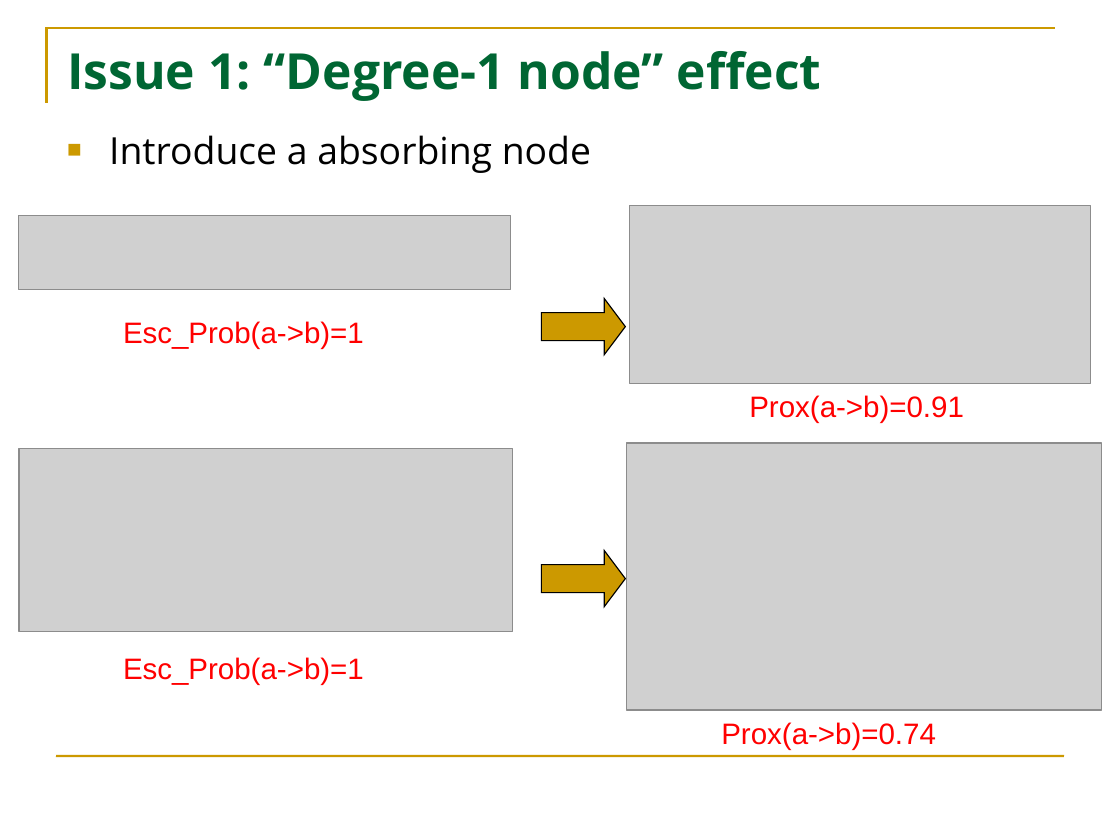
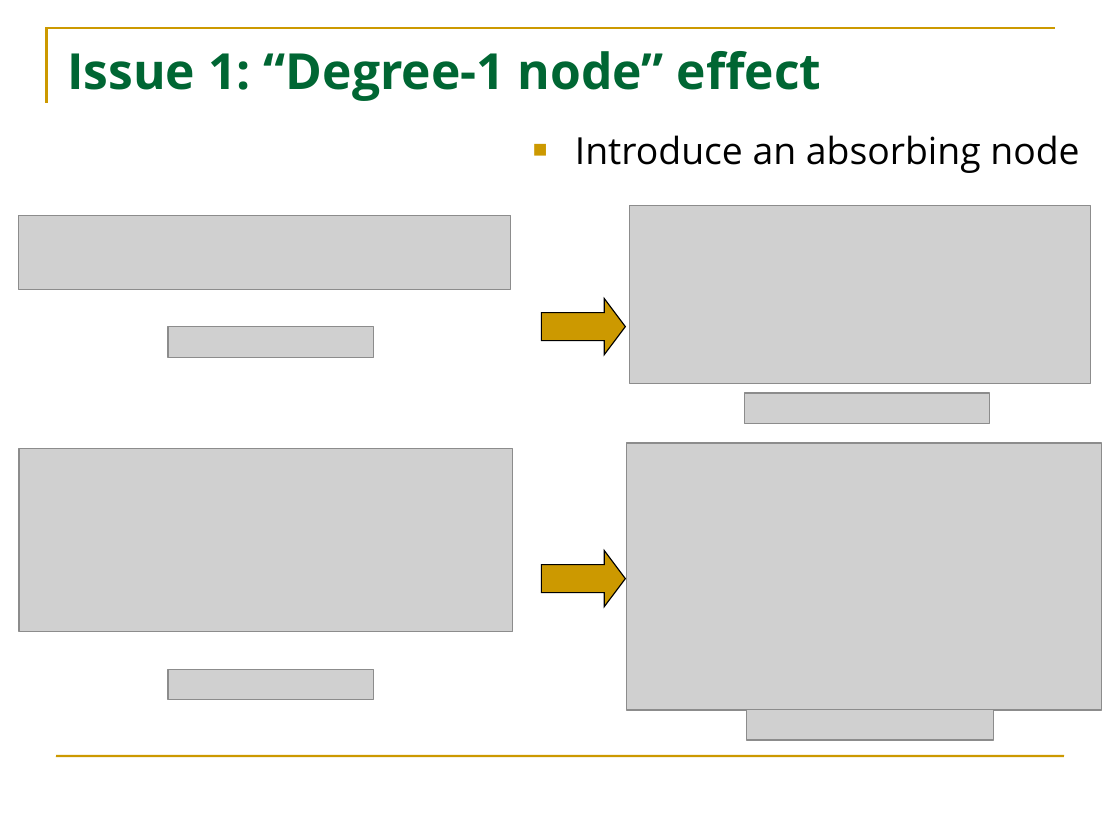
Before and after one commit to HuanSGT/rw-dir-prox, a slide deck: slide 10 of Random Walk based Proximity Measures in Directed Graphs.pptx. Drawn at 1120x840 pixels with LibreOffice and Linux fonts; fonts in the diff are those of the drawing; grey boxes stand for pictures. Boxes give left, top, right and bottom in pixels: in the first picture for what was removed or moved away, otherwise in the second. Text is boxed around its words. In the diff, an @@ line names an element or a change of style, - is before the commit and + after.

```diff
--- a/Random Walk based Proximity Measures in Directed Graphs.pptx
+++ b/Random Walk based Proximity Measures in Directed Graphs.pptx
@@ text at (575, 135, 1079, 173): text changed @@
-■ Introduce a absorbing node
+■ Introduce an absorbing node
@@ text removed at (123, 321, 364, 348) @@
-Esc_Prob(a->b)=1
@@ picture added at (168, 327, 373, 357) @@
@@ picture added at (745, 393, 990, 423) @@
@@ text removed at (749, 395, 964, 423) @@
-Prox(a->b)=0.91
@@ text removed at (123, 657, 364, 684) @@
-Esc_Prob(a->b)=1
@@ picture added at (168, 670, 373, 700) @@
@@ picture added at (747, 709, 993, 739) @@
@@ text removed at (721, 722, 936, 750) @@
-Prox(a->b)=0.74
```
Also in this commit, not shown: 11 other slides changed, 2 slides added.
